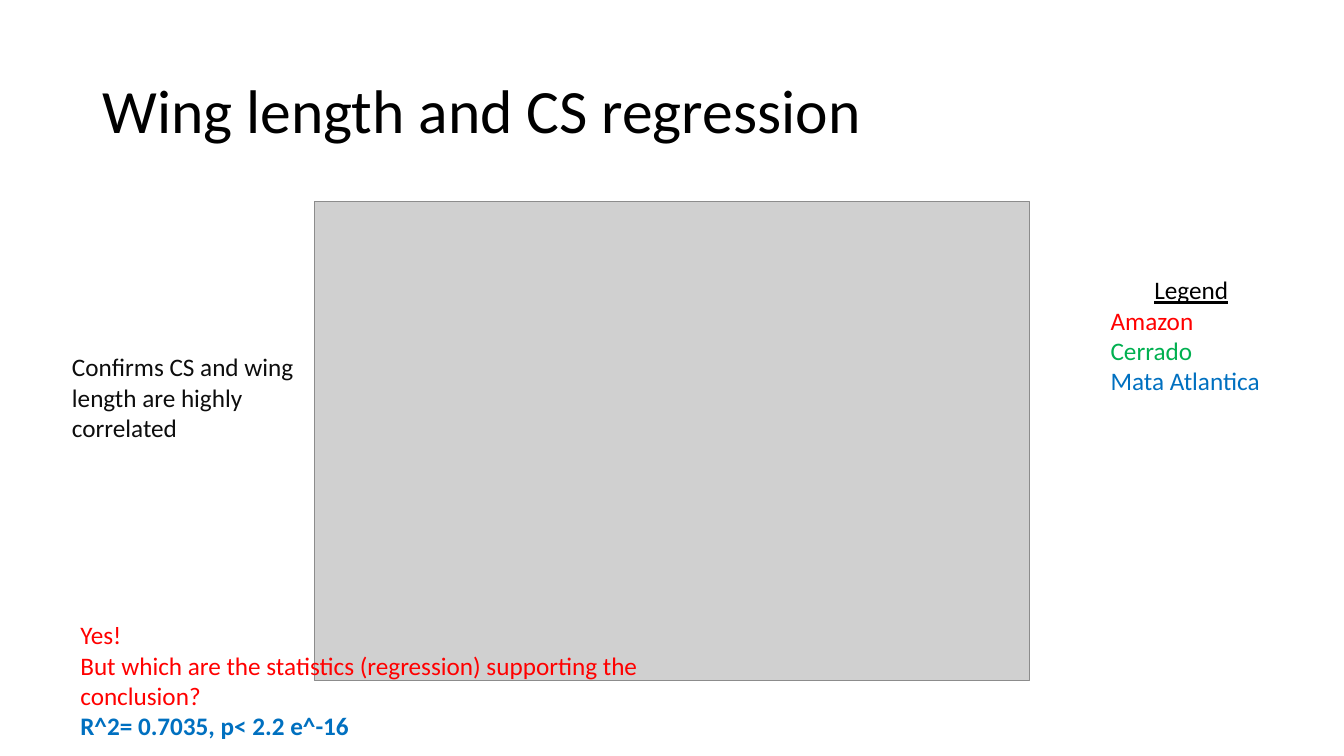
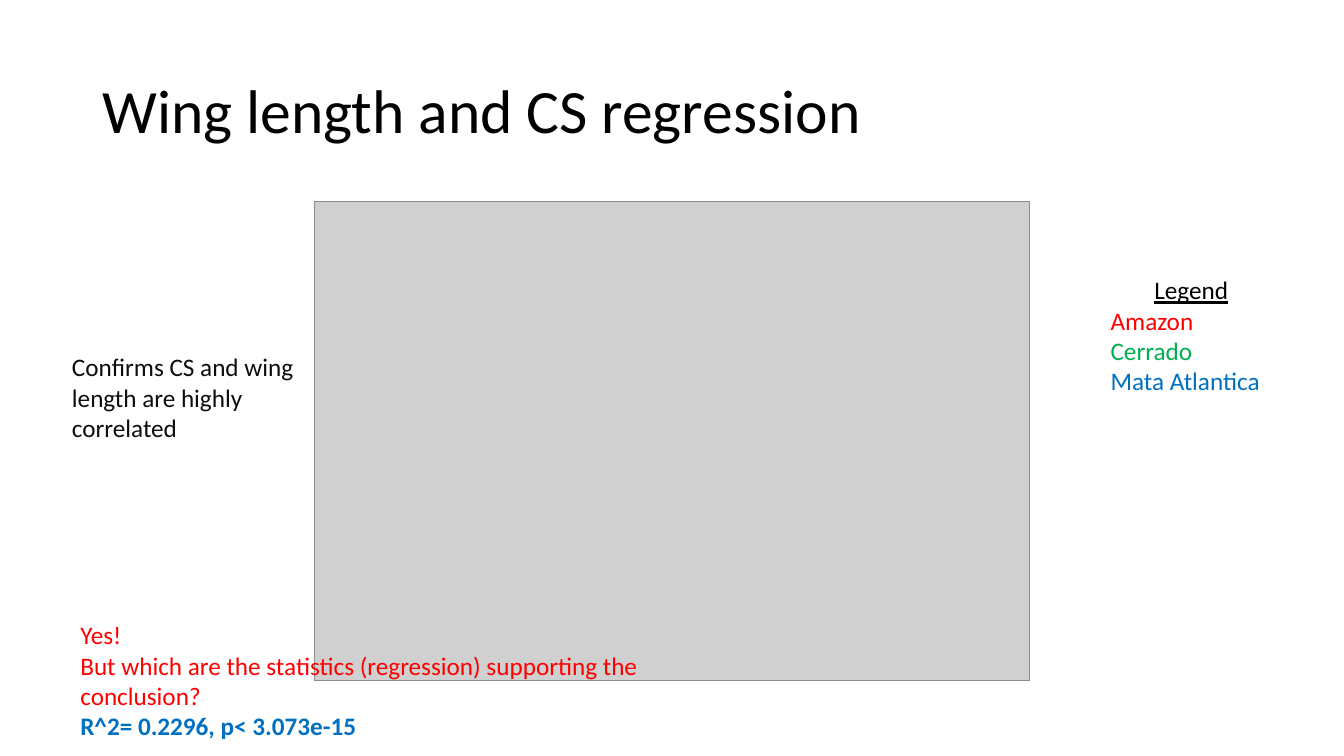
Before and after one commit to Virchu/wingproj, a slide deck: slide 10 of Gomez analysis plan/2017_11_11 Brazil Field An darlingi results.pptx. Drawn at 1344x756 pixels with LibreOffice and Linux fonts; fonts in the diff are those of the drawing; grey boxes stand for pictures. Boxes give left, top, right and bottom in pixels: in the first picture for what was removed or moved away, otherwise in the second. Text is boxed around its words. In the diff, an @@ line names an element or a change of style, - is before the commit and + after.

Commit message:
Updated wing results for field
Sent to Giovan, still need to figure out shape

```diff
--- a/Gomez analysis plan/2017_11_11 Brazil Field An darlingi results.pptx
+++ b/Gomez analysis plan/2017_11_11 Brazil Field An darlingi results.pptx
@@ text at [80,717,356,739]: text changed @@
-R^2= 0.7035, p< 2.2 e^-16
+R^2= 0.2296, p< 3.073e-15
```
Also in this commit, not shown: 3 other slides changed, 2 slides added, 2 other files.
